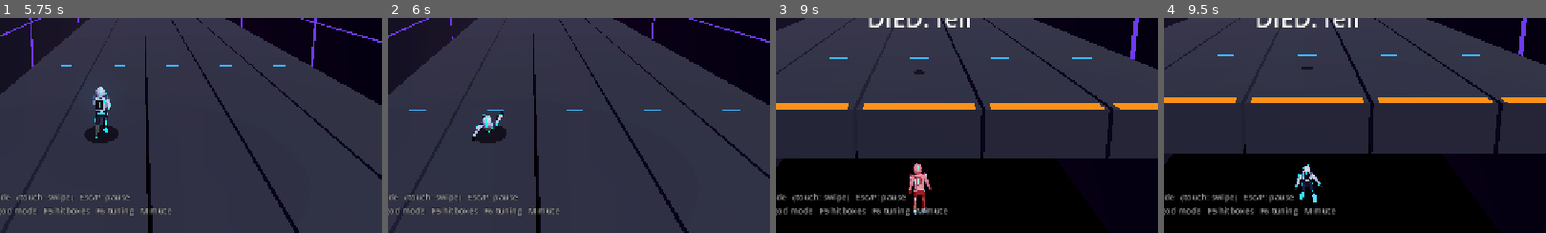
Above: before the commit, frames 1-4 (left to right).
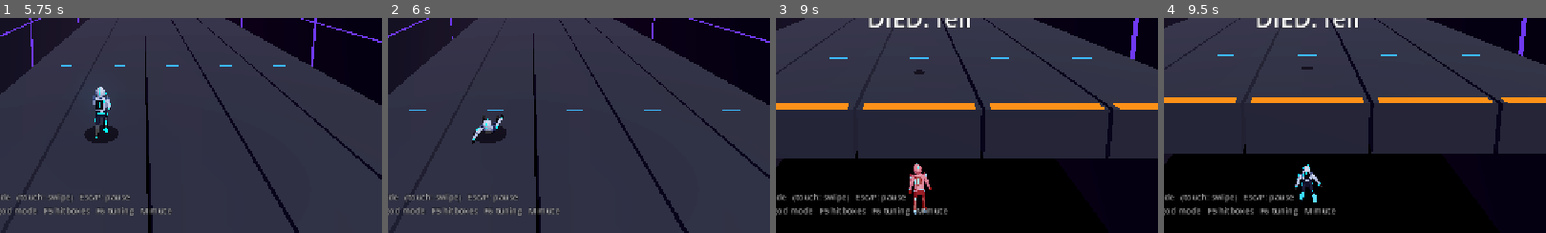
Above: after the commit, the same moments.

Repository: JacobCromwell/NeonRunner
Game: Godot game, scene res://scenes/main.tscn
Two runs of this game, one before a commit and one after it. Both use one fixed random seed, a clock stepped at 60 frames per second and the inputs below.
Inputs (mouse positions are % of the whole screen's width and height, from its top left):
- Up to frame 1 (5.75 s): move the mouse to (72, 45) at 0.52 s; hold Right (move_right) 0.53-1.25 s; tap Shift (dash) every 1.5 s from 0.6 to 5.1 s; click (72, 45) at 0.67 s; tap Up (jump) at 0.77, 3.77 s; drag from (30, 55) to (45, 70) at 1.27 s; move the mouse to (60, 28) at 2.02 s; hold Right (move_right) 2.03-2.75 s; drag from (45, 70) to (20, 35) at 2.77 s; move the mouse to (80, 65) at 3.52 s; hold Left (move_left) 3.53-4.25 s; drag from (20, 35) to (35, 25) at 4.27 s; move the mouse to (55, 50) at 5.02 s; hold Left (move_left) from 5.03 s (still down); click (55, 50) at 5.17 s
- Up to frame 2 (6 s): release Left (move_left) at 5.75 s; drag from (35, 25) to (30, 55) at 5.77 s
- Up to frame 3 (9 s): move the mouse to (72, 45) at 6.52 s; hold Right (move_right) 6.53-7.25 s; tap Shift (dash) at 6.6, 8.1 s; tap Up (jump) at 6.77 s; drag from (30, 55) to (45, 70) at 7.27 s; move the mouse to (60, 28) at 8.02 s; hold Left (move_left) 8.03-8.75 s; drag from (45, 70) to (20, 35) at 8.77 s
- Up to frame 4 (9.5 s): no input
The pictures show only the part of the screen within x 31-81%, y 50-100%; the shares and areas given below are measured in that part.

Frame 1 is identical in both runs. In frame 2, 0.4% of the frame differs, in the area x 22-31%, y 43-59%; in frame 3, less than 0.1%; in frame 4, nothing differs.

Commit message:
Avatar tuning: match the stride to the planted foot's sweep
stride_length 2.1 m per cycle and full_stride_speed 6 m/s keep the planted
foot still (no skating) up to max_cadence x stride_length, about 6.9 m/s;
faster, the cadence is capped for readability. Faster blend into the slide so
the visual catches up with the hitbox even on a late press.

Co-Authored-By: Claude Opus 5.5 <noreply@anthropic.com>
Claude-Session: https://claude.ai/code/session_012JJAcAhBdZbxgGQfkbi75J

Diff:
--- a/data/tuning/avatar_animation.tres
+++ b/data/tuning/avatar_animation.tres
@@ -4,9 +4,9 @@
 
 [resource]
 script = ExtResource("1_anim")
-stride_length = 1.95
+stride_length = 2.1
 max_cadence = 3.3
-full_stride_speed = 7.0
+full_stride_speed = 6.0
 idle_speed = 0.5
 thigh_swing = 40.0
 thigh_forward_bias = 12.0
@@ -20,7 +20,7 @@
 hip_twist = 7.0
 shoulder_twist = 11.0
 blend_speed = 14.0
-fast_blend_speed = 30.0
+fast_blend_speed = 40.0
 switch_lean = 16.0
 switch_lean_speed = 22.0
 jump_pose_speed = 7.0
--- a/scripts/characters/humanoid_anim_tuning.gd
+++ b/scripts/characters/humanoid_anim_tuning.gd
@@ -7,12 +7,12 @@
 @export_group("Run cycle")
 ## Distance covered by one full cycle (two steps) at low speed. With the default the planted foot
 ## stays put on the ground (no skating) up to max_cadence × stride_length m/s.
-@export_range(0.5, 4.0, 0.05, "suffix:m") var stride_length: float = 1.95
+@export_range(0.5, 4.0, 0.05, "suffix:m") var stride_length: float = 2.1
 ## Leg cycles per second at most. Above max_cadence × stride_length the stride lengthens instead,
 ## so the legs stay readable at run speed (a planted foot at 18 m/s would need ~12 cycles/s).
 @export_range(1.0, 6.0, 0.1, "suffix:cycles/s") var max_cadence: float = 3.3
 ## Speed at which the stride reaches full amplitude; slower is a jog.
-@export_range(1.0, 20.0, 0.5, "suffix:m/s") var full_stride_speed: float = 7.0
+@export_range(1.0, 20.0, 0.5, "suffix:m/s") var full_stride_speed: float = 6.0
 ## Below this speed the rig stands (idle).
 @export_range(0.0, 3.0, 0.05, "suffix:m/s") var idle_speed: float = 0.5
 @export_range(0.0, 80.0, 1.0, "suffix:°") var thigh_swing: float = 40.0
@@ -37,7 +37,7 @@
 ## How fast poses blend into each other (1/s; higher = snappier).
 @export_range(1.0, 60.0, 0.5, "suffix:1/s") var blend_speed: float = 14.0
 ## Blend speed into slide, stomp and death, which must read instantly.
-@export_range(1.0, 80.0, 0.5, "suffix:1/s") var fast_blend_speed: float = 30.0
+@export_range(1.0, 80.0, 0.5, "suffix:1/s") var fast_blend_speed: float = 40.0
 
 @export_group("Lane switch")
 ## Sideways lean into a lane switch.
